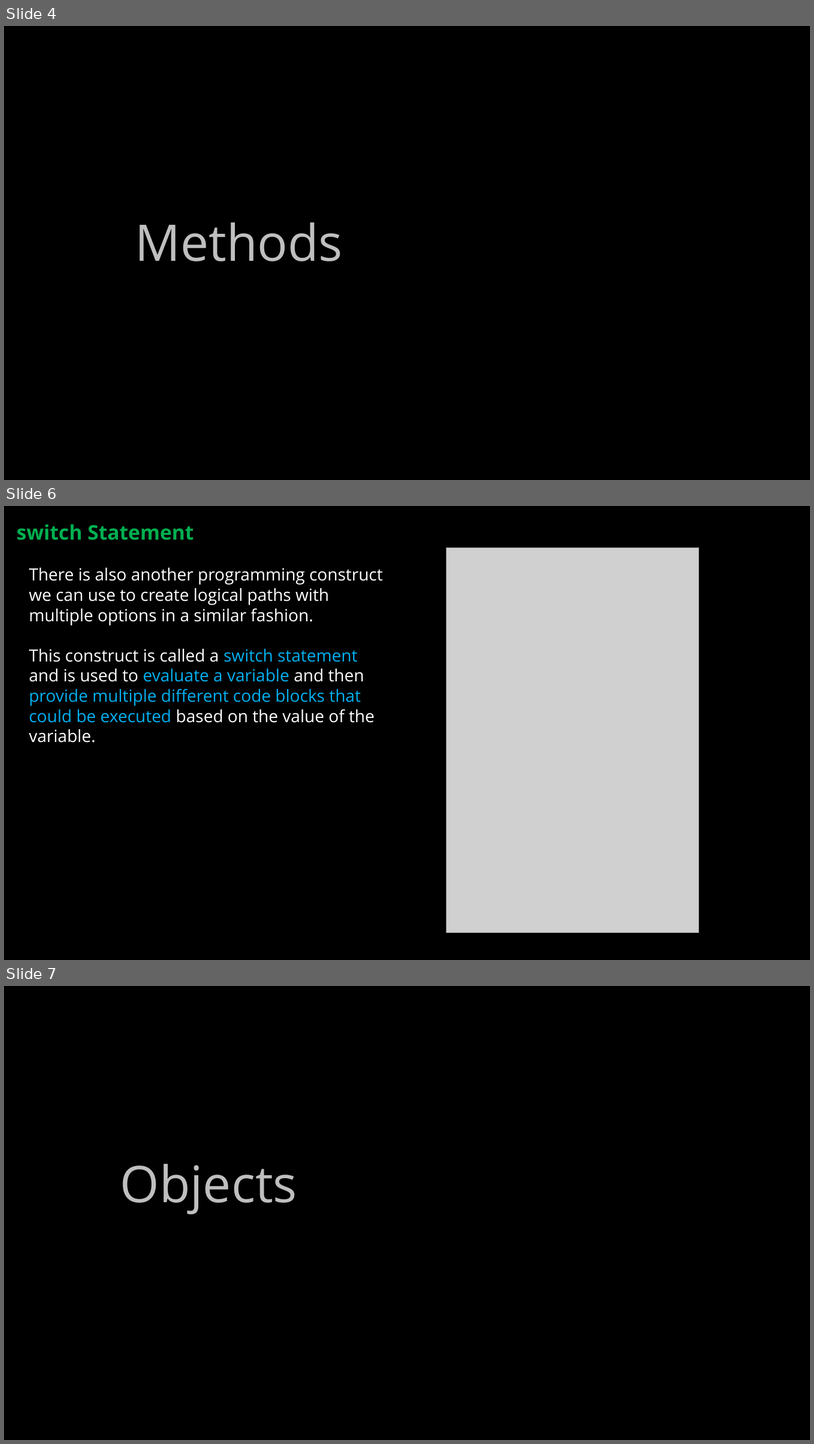
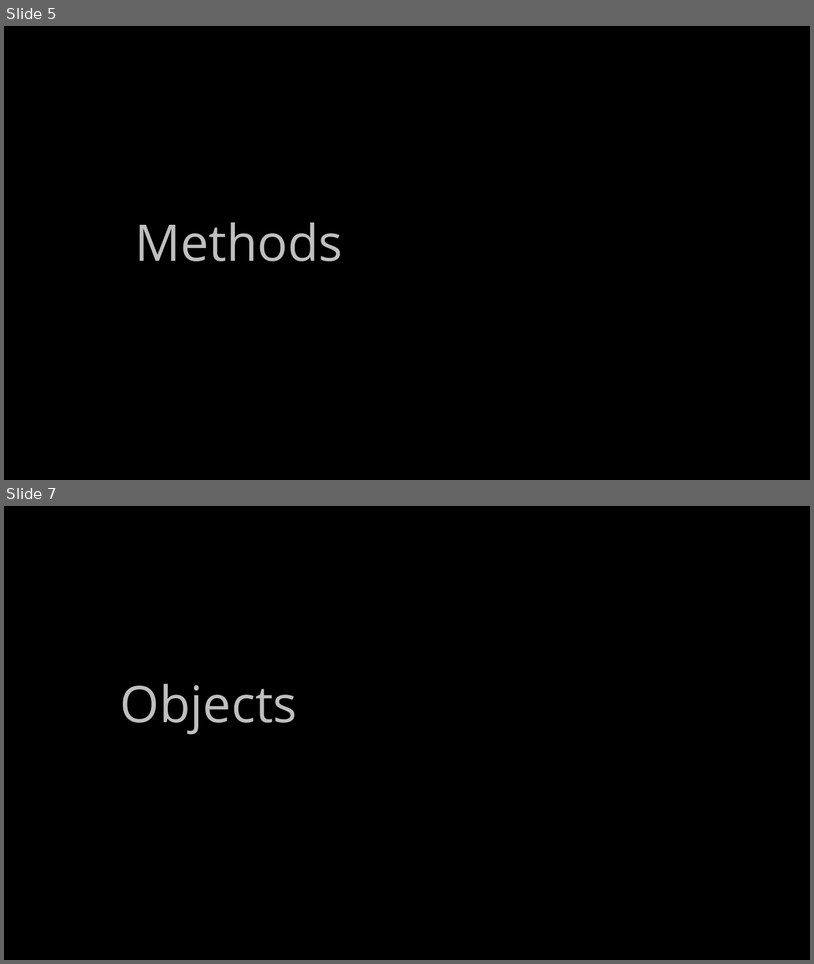
Before and after one commit to ckiefriter1/PT-BESD, a slide deck: Week3/BESD Week 3.pptx. Shown one above the other, each under a label of ours: slides 4, 6 and 7 before the commit, slides 5 and 7 after it; the slides between them are not shown. The pictures are 814x1444 and 814x964 pixels, drawn with LibreOffice and Linux fonts; fonts in the diff are those of the drawing; grey boxes stand for pictures. Boxes give left, top, right and bottom in pixels: in the first picture for what was removed or moved away, otherwise in the second. Text is boxed around its words. In the diff, an @@ line names an element or a change of style, - is before the commit and + after.

```diff
--- a/Week3/BESD Week 3.pptx
+++ b/Week3/BESD Week 3.pptx
@@ slide 6 removed at (x1=4, y1=506, x2=810, y2=960), background #000000 @@
@@ text removed at (x1=17, y1=524, x2=194, y2=540) @@
-switch Statement
@@ picture removed at (x1=447, y1=548, x2=699, y2=933) @@
@@ text removed at (x1=29, y1=567, x2=383, y2=742) @@
-There is also another programming construct we can use to create logical paths with multiple options in a similar fashion.
-This construct is called a switch statement and is used to evaluate a variable and then provide multiple different code blocks that could be executed based on the value of the variable.
@@ what was slide 4 is now slide 5 @@
```
Also in this commit, not shown: 2 slides changed, 7 slides added, 6 other slides removed, 1 other file.
